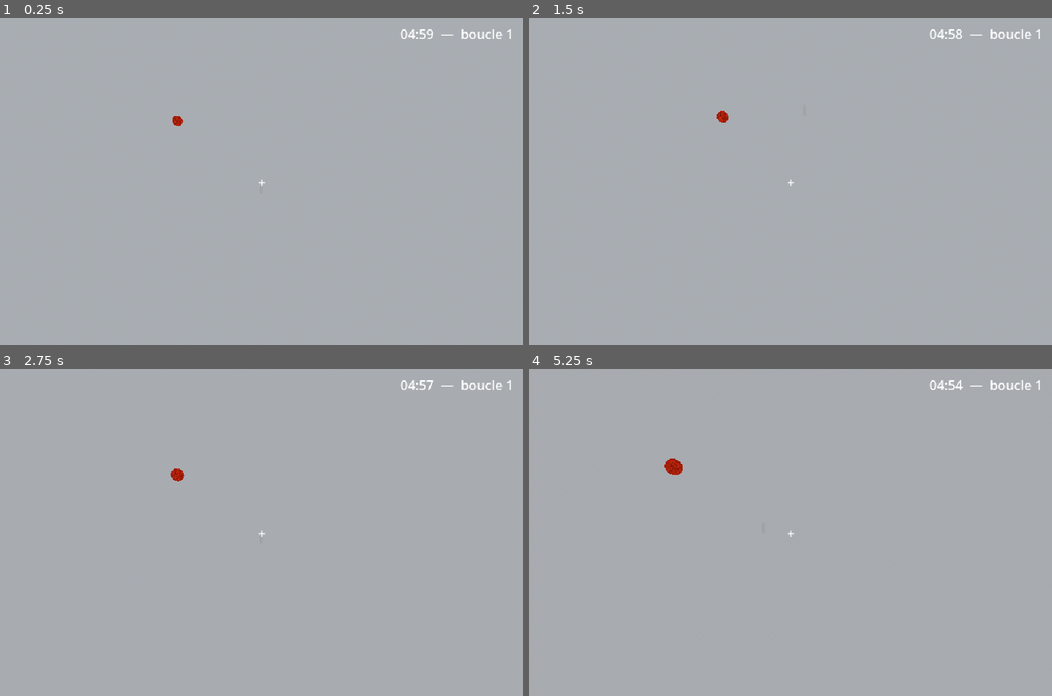
Above: before the commit, frames 1-4 (two rows, left to right).
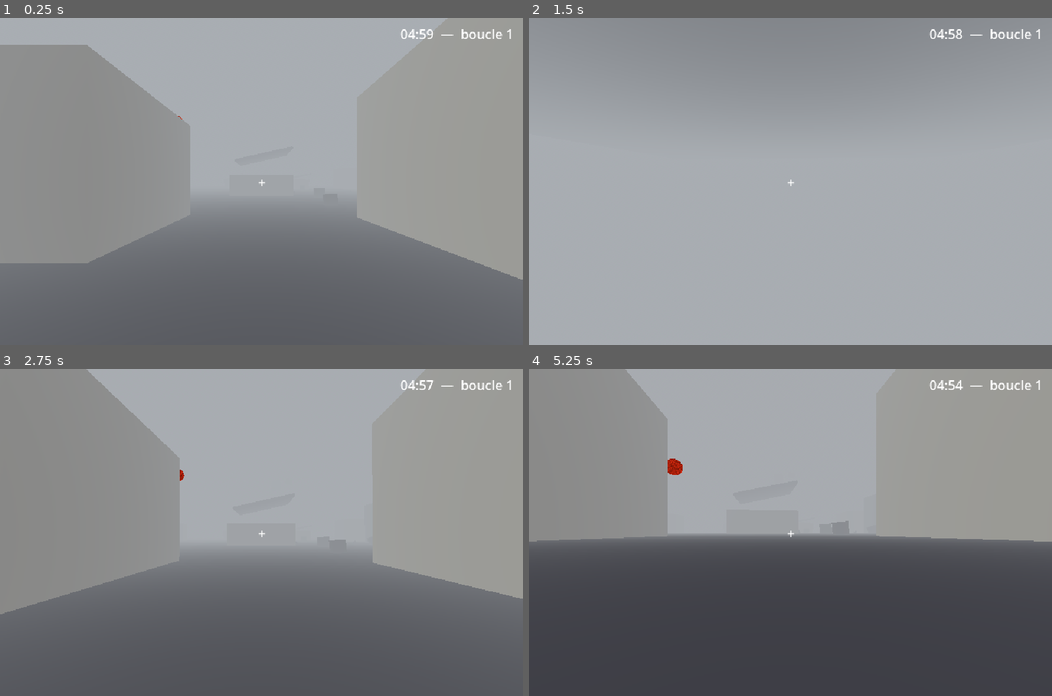
Above: after the commit, the same moments.

Repository: mikaJ7169/Skyburden
Game: Godot game, scene res://scenes/main.tscn
The game is run twice, just before and just after one commit, with the same random seed, the same clock (stepped at 60 frames per second) and the same inputs.
Inputs (mouse positions are in pixels of both pictures, inside the frame that each line leads up to):
- Up to frame 1 (0.25 s): no input
- Up to frame 2 (1.5 s): tap Enter at 0.5, 1.35 s; move the mouse to (816, 181) at 0.52 s; hold W from 0.53 s (still down); tap E at 0.6 s; click (816, 181) at 0.67 s; tap Space at 0.77 s; move the mouse to (764, 181) at 1.27 s
- Up to frame 3 (2.75 s): keep holding W; tap Space at 1.52, 2 s; move the mouse to (271, 525) at 2.02 s; tap Keypad Enter at 2.1 s
- Up to frame 4 (5.25 s): keep holding W; move the mouse to (785, 539) at 2.77 s; tap E at 2.85, 5.1 s; click (785, 539) at 2.92 s; tap Space at 3.02, 3.77, 4.52 s; move the mouse to (827, 535) at 3.52 s; tap Enter at 3.6, 4.25 s; move the mouse to (748, 529) at 4.27 s; tap Keypad Enter at 4.35 s; move the mouse to (795, 532) at 5.02 s; click (795, 532) at 5.17 s

The runs differ from the first frame. In frame 1, 68% of the frame differs, in the area x 0-100%, y 0-100%; in frame 2, 17%; in frame 3, 68%; in frame 4, 72%.
Error before the commit: Parse Error: Cannot infer the type of "px" variable because the value doesn't have a set type. (res://scenes/zones/cendreval.gd:73)
Error after the commit: Cannot call method 'force_raycast_update' on a null value. (res://scripts/player.gd:38)

Commit message:
Fix parser Godot : typage explicite des variables de boucle dans cendreval.gd
bx/bz venaient d'un tableau non typé (Variant) -> 'var px := bx + ...' faisait échouer
l'inférence de type du parser Godot (erreur 73,23) et bloquait tout le projet au lancement.

Co-authored-by: mikaJ7169 <mikaJ7169@users.noreply.github.com>

Diff:
--- a/game/scenes/zones/cendreval.gd
+++ b/game/scenes/zones/cendreval.gd
@@ -61,8 +61,8 @@
 	_box(Vector3(0.4, 7.0, -0.6), Vector3(10.0, 0.4, 10.0), PALETTE[0], false, 0.22)
 
 func _build_blocks() -> void:
-	for bx in BLOCK_POSITIONS:
-		for bz in BLOCK_POSITIONS:
+	for bx: float in BLOCK_POSITIONS:
+		for bz: float in BLOCK_POSITIONS:
 			if absf(bx) <= 12.0 and absf(bz) <= 12.0:
 				continue
 			if _rng.randf() < 0.25:
@@ -70,8 +70,8 @@
 			var w := _rng.randf_range(8.0, 12.0)
 			var d := _rng.randf_range(8.0, 12.0)
 			var h := _rng.randf_range(5.0, 13.0)
-			var px := bx + _rng.randf_range(-1.0, 1.0)
-			var pz := bz + _rng.randf_range(-1.0, 1.0)
+			var px: float = bx + _rng.randf_range(-1.0, 1.0)
+			var pz: float = bz + _rng.randf_range(-1.0, 1.0)
 			var color: Color = PALETTE[_rng.randi_range(0, PALETTE.size() - 1)]
 			var ruined := _rng.randf() < 0.4
 			if ruined:
